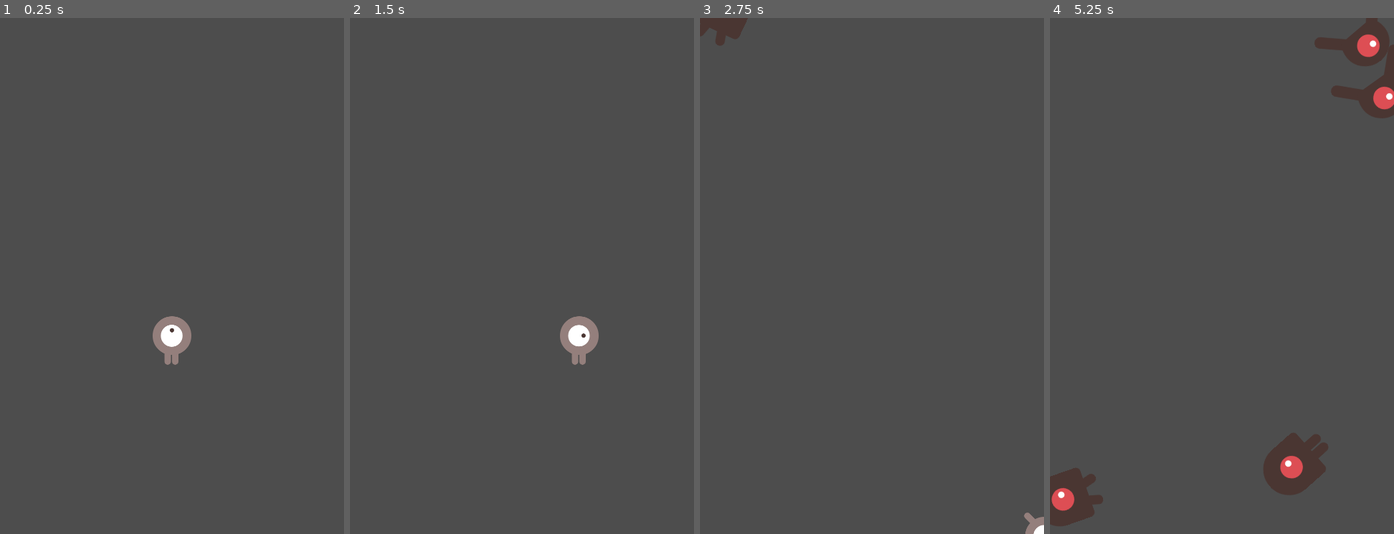
Above: before the commit, frames 1-4 (left to right).
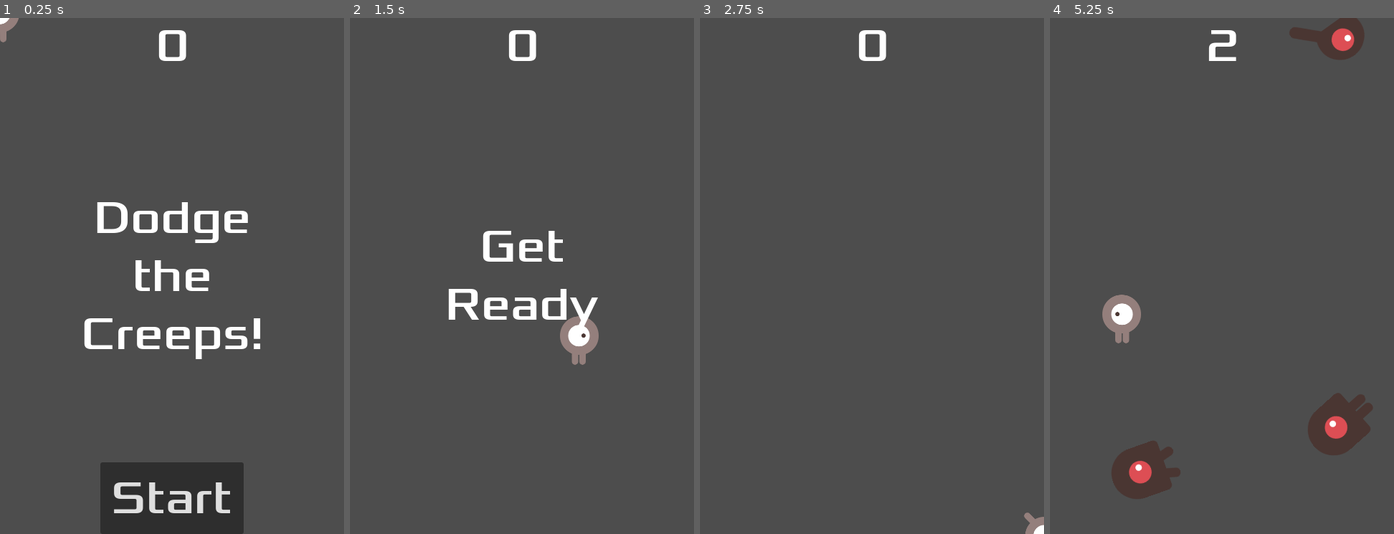
Above: after the commit, the same moments.

Repository: ThomasAstete/juego-2d-godot
Game: Godot game, scene res://Scenes/main.tscn
The game is run twice, just before and just after one commit, with the same random seed, the same clock (stepped at 60 frames per second) and the same inputs.
Inputs (mouse positions are in pixels of both pictures, inside the frame that each line leads up to):
- Up to frame 1 (0.25 s): no input
- Up to frame 2 (1.5 s): click (522, 497) at 0.5 s, where only the run after the commit has a clickable "Start"; tap Enter at 1.25 s; hold Right (move_right) from 1.28 s (still down)
- Up to frame 3 (2.75 s): release Right (move_right) at 2.03 s; hold Down (move_down) from 2.03 s (still down)
- Up to frame 4 (5.25 s): release Down (move_down) at 2.78 s; hold Right (move_right) 2.78-3.53 s; hold Up (move_up) 3.53-4.28 s; hold Left (move_left) from 4.28 s (still down)

The runs differ from the first frame. In frame 1, 9.6% of the frame differs, in the area x 0-76%, y 0-100%; in frame 2, 2.1%; in frame 3, 0.7%; in frame 4, 9.0%.

Commit message:
Add HUD scene and script integration
Introduces a new HUD scene and associated script for score display, game messages, and start button functionality. Integrates HUD into main scene and connects signals for game start and UI updates. Updates main.gd to use HUD for score and game over messaging, and clears mobs on new game.

Diff:
--- a/Scenes/HUD.tscn
+++ b/Scenes/HUD.tscn
@@ -1,3 +1,62 @@
-[gd_scene format=3 uid="uid://c7n5wxgquude4"]
+[gd_scene load_steps=3 format=3 uid="uid://c7n5wxgquude4"]
 
-[node name="Hud" type="Node2D"]
+[ext_resource type="Script" uid="uid://8ftso3iaufs6" path="res://Scripts/hud.gd" id="1_jo1ms"]
+[ext_resource type="FontFile" uid="uid://cgi34nejbmrrf" path="res://ui/Xolonium-Regular.ttf" id="2_psnte"]
+
+[node name="Hud" type="CanvasLayer"]
+script = ExtResource("1_jo1ms")
+
+[node name="ScoreLabel" type="Label" parent="."]
+anchors_preset = 5
+anchor_left = 0.5
+anchor_right = 0.5
+offset_left = -20.0
+offset_right = 20.0
+offset_bottom = 23.0
+grow_horizontal = 2
+theme_override_fonts/font = ExtResource("2_psnte")
+theme_override_font_sizes/font_size = 64
+text = "0"
+horizontal_alignment = 1
+vertical_alignment = 1
+
+[node name="Message" type="Label" parent="."]
+anchors_preset = 8
+anchor_left = 0.5
+anchor_top = 0.5
+anchor_right = 0.5
+anchor_bottom = 0.5
+offset_left = -20.0
+offset_top = -120.0
+offset_right = 20.0
+offset_bottom = 120.0
+grow_horizontal = 2
+grow_vertical = 2
+theme_override_fonts/font = ExtResource("2_psnte")
+theme_override_font_sizes/font_size = 64
+text = "Dodge the Creeps!"
+horizontal_alignment = 1
+vertical_alignment = 1
+autowrap_mode = 2
+
+[node name="StartButton" type="Button" parent="."]
+anchors_preset = 7
+anchor_left = 0.5
+anchor_top = 1.0
+anchor_right = 0.5
+anchor_bottom = 1.0
+offset_left = -100.0
+offset_top = -100.0
+offset_right = 100.0
+grow_horizontal = 2
+grow_vertical = 0
+theme_override_fonts/font = ExtResource("2_psnte")
+theme_override_font_sizes/font_size = 64
+text = "Start"
+
+[node name="MessageTimer" type="Timer" parent="."]
+wait_time = 2.0
+one_shot = true
+
+[connection signal="pressed" from="StartButton" to="." method="_on_start_button_pressed"]
+[connection signal="timeout" from="MessageTimer" to="." method="_on_message_timer_timeout"]
--- a/Scenes/Mob.tscn
+++ b/Scenes/Mob.tscn
@@ -50,7 +50,7 @@
 radius = 36.0
 height = 90.0
 
-[node name="mob" type="RigidBody2D"]
+[node name="mob" type="RigidBody2D" groups=["mobs"]]
 collision_mask = 0
 physics_material_override = SubResource("PhysicsMaterial_u0piq")
 gravity_scale = 0.0
--- a/Scenes/main.tscn
+++ b/Scenes/main.tscn
@@ -1,8 +1,9 @@
-[gd_scene load_steps=5 format=3 uid="uid://djq06upuhtv7g"]
+[gd_scene load_steps=6 format=3 uid="uid://djq06upuhtv7g"]
 
 [ext_resource type="Script" uid="uid://6pylh0bd335j" path="res://Scripts/main.gd" id="1_kln2b"]
 [ext_resource type="PackedScene" uid="uid://b1usfh6ararlb" path="res://Scenes/Player.tscn" id="1_r150o"]
 [ext_resource type="PackedScene" uid="uid://dnwoluj15p8c0" path="res://Scenes/Mob.tscn" id="2_rgh2o"]
+[ext_resource type="PackedScene" uid="uid://c7n5wxgquude4" path="res://Scenes/HUD.tscn" id="4_rgh2o"]
 
 [sub_resource type="Curve2D" id="Curve2D_idj7w"]
 _data = {
@@ -35,6 +36,9 @@
 [node name="Player" parent="." instance=ExtResource("1_r150o")]
 disable_mode = 2
 
+[node name="HUD" parent="." instance=ExtResource("4_rgh2o")]
+
 [connection signal="timeout" from="MobTimer" to="." method="_on_mob_timer_timeout"]
 [connection signal="timeout" from="ScoreTimer" to="." method="_on_score_timer_timeout"]
 [connection signal="timeout" from="StartTimer" to="." method="_on_start_timer_timeout"]
+[connection signal="start_game" from="HUD" to="." method="new_game"]
--- /dev/null
+++ b/Scripts/hud.gd
@@ -0,0 +1,30 @@
+extends CanvasLayer
+
+# Notifies `Main` node that the button has been pressed
+signal start_game
+
+func show_message(text):
+	$Message.text = text
+	$Message.show()
+	$MessageTimer.start()
+
+func show_game_over():
+	show_message("Game Over")
+	# Wait until the MessageTimer has counted down.
+	await $MessageTimer.timeout
+
+	$Message.text = "Dodge the Creeps!"
+	$Message.show()
+	# Make a one-shot timer and wait for it to finish.
+	await get_tree().create_timer(1.0).timeout
+	$StartButton.show()
+
+func update_score(score):
+	$ScoreLabel.text = str(score)
+
+func _on_start_button_pressed():
+	$StartButton.hide()
+	start_game.emit()
+
+func _on_message_timer_timeout():
+	$Message.hide()
--- a/Scripts/main.gd
+++ b/Scripts/main.gd
@@ -1,16 +1,19 @@
 extends Node
 
 @export var mob_scene: PackedScene
-var score
+var score = 0
 
 func game_over():
 	$ScoreTimer.stop()
 	$MobTimer.stop()
+	$HUD.show_game_over()
 
 func new_game():
-	score = 0
 	$Player.start($StartPosition.position)
 	$StartTimer.start()
+	$HUD.update_score(score)
+	$HUD.show_message("Get Ready")
+	get_tree().call_group("mobs", "queue_free")
 
 func _on_mob_timer_timeout():
 	# Create a new instance of the Mob scene.
@@ -39,10 +42,11 @@
 
 func _on_score_timer_timeout():
 	score += 1
+	$HUD.update_score(score)
 
 func _on_start_timer_timeout():
 	$MobTimer.start()
 	$ScoreTimer.start()
 
 func _ready():
-	new_game()
+	pass
Not shown, added: Scripts/hud.gd.uid
